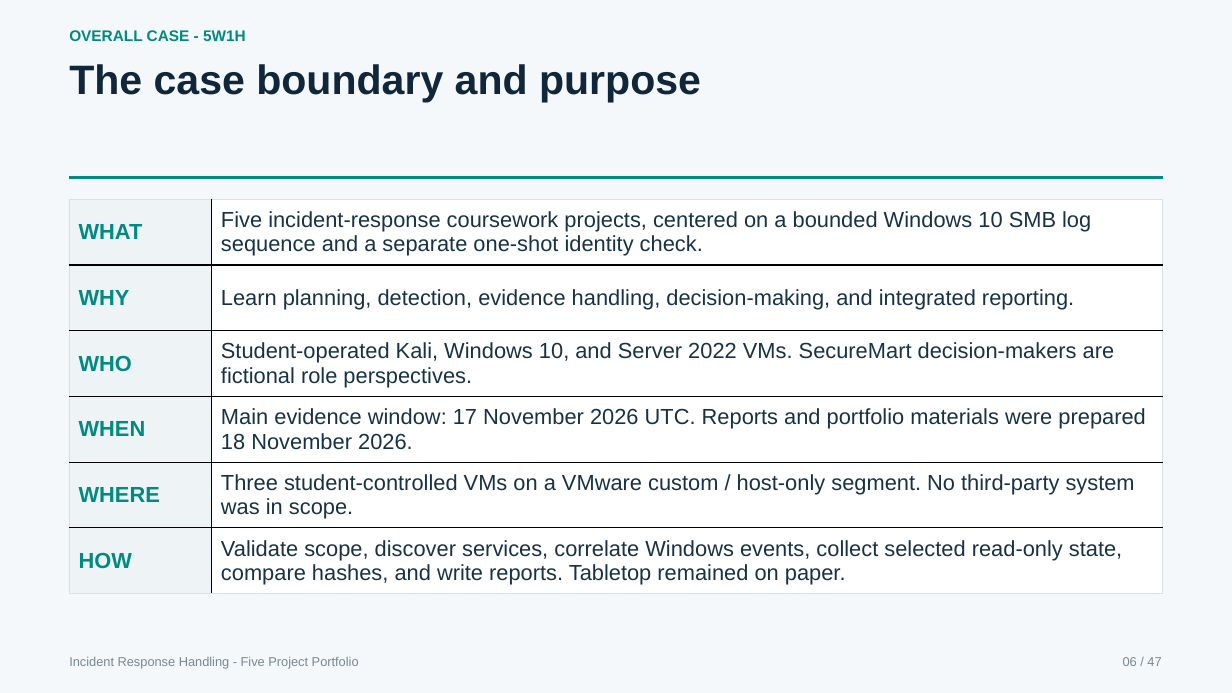
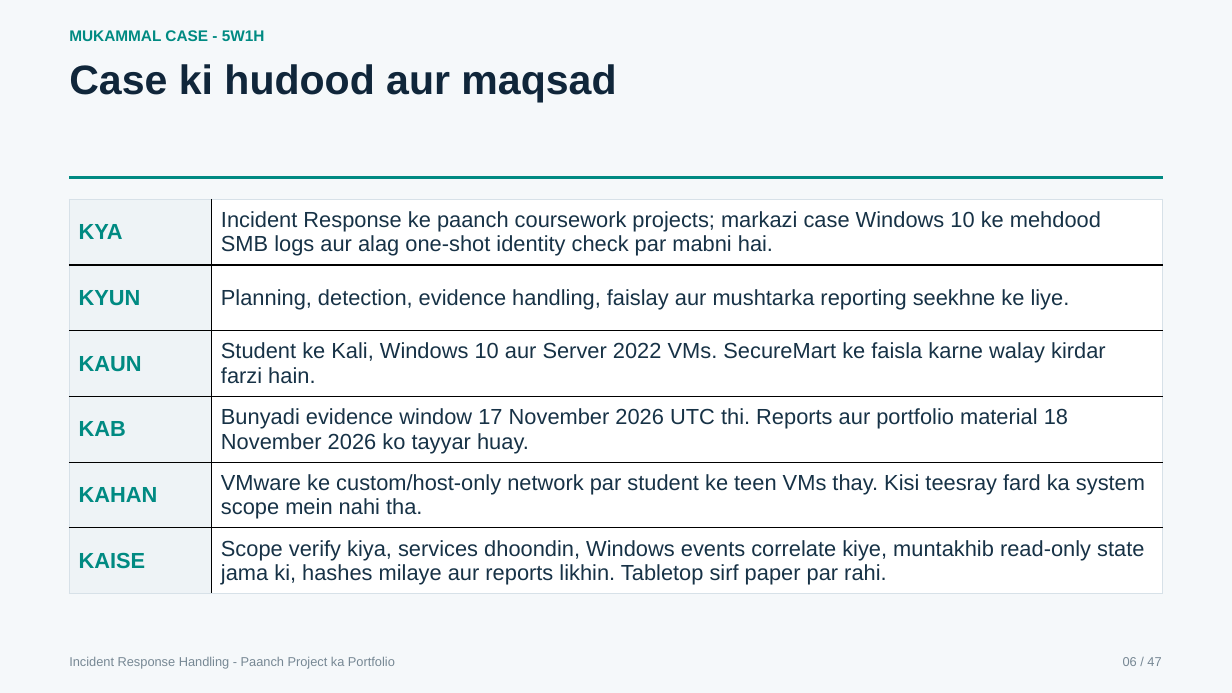
Before and after one commit to CyberBoy50/Cyber-Project-IR-Portfolio, a slide deck: slide 6 of presentation/Cyber_Project_Complete_IR_Training_Briefing.pptx. Drawn at 1232x693 pixels with LibreOffice and Linux fonts; fonts in the diff are those of the drawing. Boxes give left, top, right and bottom in pixels: in the first picture for what was removed or moved away, otherwise in the second. Text is boxed around its words. In the diff, an @@ line names an element or a change of style, - is before the commit and + after.

```diff
--- a/presentation/Cyber_Project_Complete_IR_Training_Briefing.pptx
+++ b/presentation/Cyber_Project_Complete_IR_Training_Briefing.pptx
@@ text at [69,30,265,41]: text changed @@
-OVERALL CASE - 5W1H
+MUKAMMAL CASE - 5W1H
@@ text at [69,64,616,103]: text changed @@
-The case boundary and purpose
+Case ki hudood aur maqsad
@@ table at [69,200,1163,598] @@
-row 1, column 1: WHAT
+row 1, column 1: KYA
-row 1, column 2: Five incident-response coursework projects, centered on a bounded Windows 10 SMB log sequence and a separate one-shot identity check.
+row 1, column 2: Incident Response ke paanch coursework projects; markazi case Windows 10 ke mehdood SMB logs aur alag one-shot identity check par mabni hai.
-row 2, column 1: WHY
+row 2, column 1: KYUN
-row 2, column 2: Learn planning, detection, evidence handling, decision-making, and integrated reporting.
+row 2, column 2: Planning, detection, evidence handling, faislay aur mushtarka reporting seekhne ke liye.
-row 3, column 1: WHO
+row 3, column 1: KAUN
-row 3, column 2: Student-operated Kali, Windows 10, and Server 2022 VMs. SecureMart decision-makers are fictional role perspectives.
+row 3, column 2: Student ke Kali, Windows 10 aur Server 2022 VMs. SecureMart ke faisla karne walay kirdar farzi hain.
-row 4, column 1: WHEN
+row 4, column 1: KAB
-row 4, column 2: Main evidence window: 17 November 2026 UTC. Reports and portfolio materials were prepared 18 November 2026.
+row 4, column 2: Bunyadi evidence window 17 November 2026 UTC thi. Reports aur portfolio material 18 November 2026 ko tayyar huay.
-row 5, column 1: WHERE
+row 5, column 1: KAHAN
-row 5, column 2: Three student-controlled VMs on a VMware custom / host-only segment. No third-party system was in scope.
+row 5, column 2: VMware ke custom/host-only network par student ke teen VMs thay. Kisi teesray fard ka system scope mein nahi tha.
-row 6, column 1: HOW
+row 6, column 1: KAISE
-row 6, column 2: Validate scope, discover services, correlate Windows events, collect selected read-only state, compare hashes, and write reports. Tabletop remained on paper.
+row 6, column 2: Scope verify kiya, services dhoondin, Windows events correlate kiye, muntakhib read-only state jama ki, hashes milaye aur reports likhin. Tabletop sirf paper par rahi.
@@ text at [69,657,395,669]: text changed @@
-Incident Response Handling - Five Project Portfolio
+Incident Response Handling - Paanch Project ka Portfolio
```
Also in this commit, not shown: 46 other slides changed, 1 other file.
